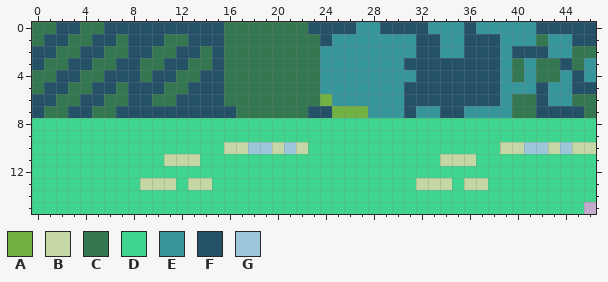
Two states of a pixel-art sprite, Assets/Map/Dungeon.png. The picture above is the old version.
The file is 47x16 pixels.
Palette (. is transparent): A #72b245  B #c4d7a4  C #347750  D #40d58e  E #37969b  F #245168  G #9cc6d9
Pixels before, first column x 0:
 0 CCFFCCFFFFFFFFFFCCCCCCCFFFFEEFFFFEEEFEEEEEFFFFF
 1 CFFCCFFCFFFCCFFFCCCCCCCCFEEEEEEEFFEEFFFEEECEEFF
 2 FFCCFFCCFFCCFFCFCCCCCCCCEEEEEEEEFFEEFFFEFFFEECC
 3 FCCFFCCFFCCFFCCFCCCCCCCCEEEEEEEFFFFFFFFECECCFCE
 4 CCFFCCFFFCFFCCFFCCCCCCCCEEEEEEEEFFFFFFFECECCEFE
 5 CFFCCFFCFFFCCFFFCCCCCCCCEEEEEEEFFFFFFFFEEEFEEFF
 6 FFCCFFCCFFCCFFFFCCCCCCCCAEEEEEEFFFFFFFFECCFEECC
 7 FCCFFCCFFFFFFFFFFCCCCCCFFAAAEEEFEEFFEEEECCFFFFC
 8 DDDDDDDDDDDDDDDDDDDDDDDDDDDDDDDDDDDDDDDDDDDDDDD
 9 DDDDDDDDDDDDDDDDDDDDDDDDDDDDDDDDDDDDDDDDDDDDDDD
10 DDDDDDDDDDDDDDDDBBGGBGBDDDDDDDDDDDDDDDDBBGGBGBB
11 DDDDDDDDDDDBBBDDDDDDDDDDDDDDDDDDDDBBBDDDDDDDDDD
12 DDDDDDDDDDDDDDDDDDDDDDDDDDDDDDDDDDDDDDDDDDDDDDD
13 DDDDDDDDDBBBDBBDDDDDDDDDDDDDDDDDBBBDBBDDDDDDDDD
14 DDDDDDDDDDDDDDDDDDDDDDDDDDDDDDDDDDDDDDDDDDDDDDD
15 DDDDDDDDDDDDDDDDDDDDDDDDDDDDDDDDDDDDDDDDDDDDDD.
New version:
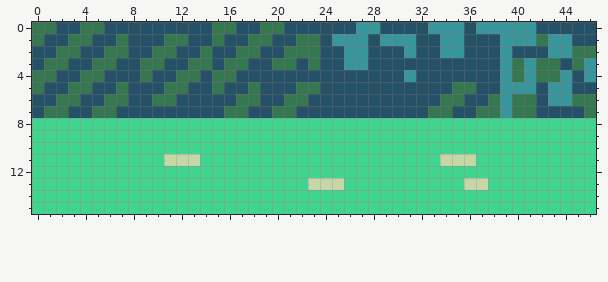
From old to new:
Changed rows in their new state; - is an unchanged pixel.
first column x 9:
 0 ------C-FF--FF------------------------
 1 ------CFF--FF------F------------------
 2 -------F--FF---FF--FFF----------------
 3 ---------FF--F-FF--FFF----------------
 4 ------C-FFFFFFFFFFFFFF----------------
 5 ------CFF-FFF--FFFFFFF----CC----------
 6 -------F--FF--FFFFFFFF---CC--C--------
 7 -------C-FF--F--FFFFFF-FCC-FCC--------
10 -------DDDDDDD----------------DDDDDDDD
13 DDD-DD--------BBB------DDD------------
15 -------------------------------------D
Changed places in both pictures, as pixel boxes (x1, y1, x2, y2):
changed: (140, 22, 596, 190)
added: (584, 202, 596, 214)
